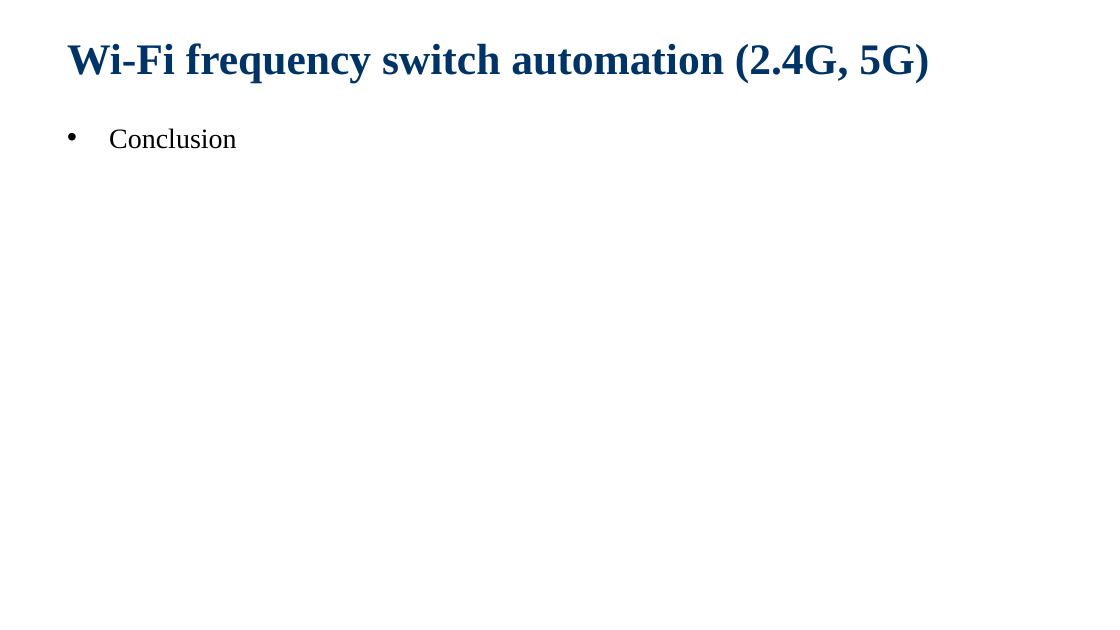
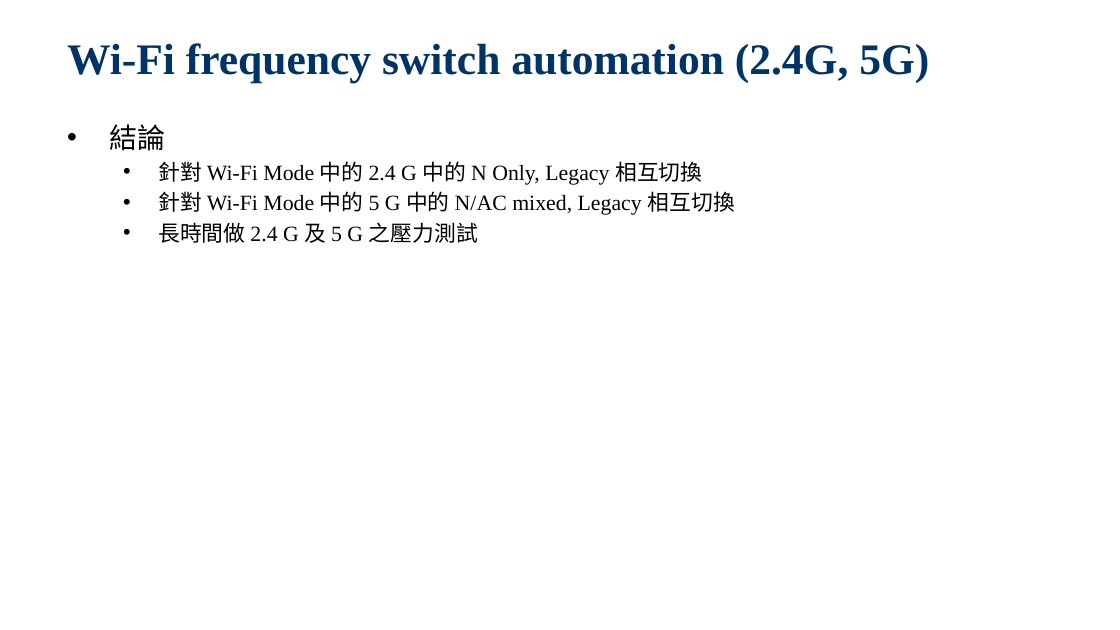
Before and after one commit to jackiejay888/automation, a slide deck: slide 16 of kpi/Test Automation_Demo.pptx (slide 15 before the commit). Drawn at 1120x630 pixels with LibreOffice and Linux fonts; fonts in the diff are those of the drawing; background and template pictures are left out. Boxes give left, top, right and bottom in pixels: in the first picture for what was removed or moved away, otherwise in the second. Text is boxed around its words. In the diff, an @@ line names an element or a change of style, - is before the commit and + after.

Commit message:
Update the sop of wireless_switch

```diff
--- a/kpi/Test Automation_Demo.pptx
+++ b/kpi/Test Automation_Demo.pptx
@@ text at <box>109,124,735,243</box>: text changed; size 18 to 14 pt @@
-  • Conclusion
+• 結論
+  • 針對 Wi-Fi Mode 中的 2.4 G 中的 N Only, Legacy 相互切換
+  • 針對 Wi-Fi Mode 中的 5 G 中的 N/AC mixed, Legacy 相互切換
+  • 長時間做 2.4 G 及 5 G 之壓力測試
```
Also in this commit, not shown: 4 other slides changed, 1 slide added, 1 slide removed, 4 other files.
